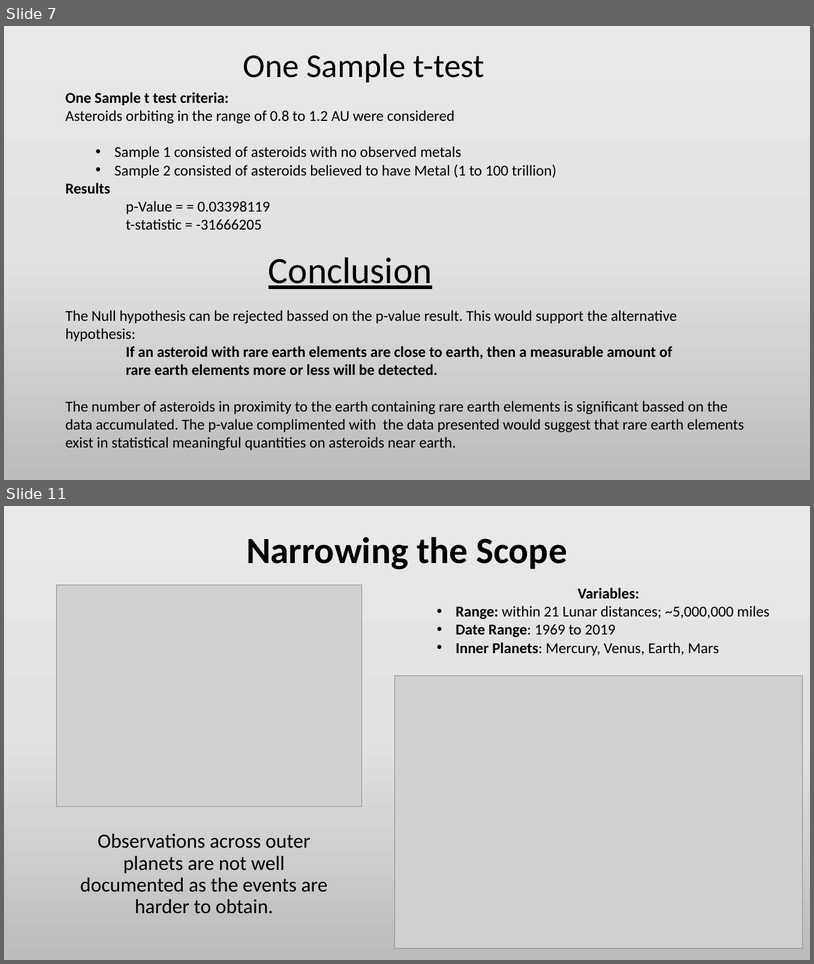
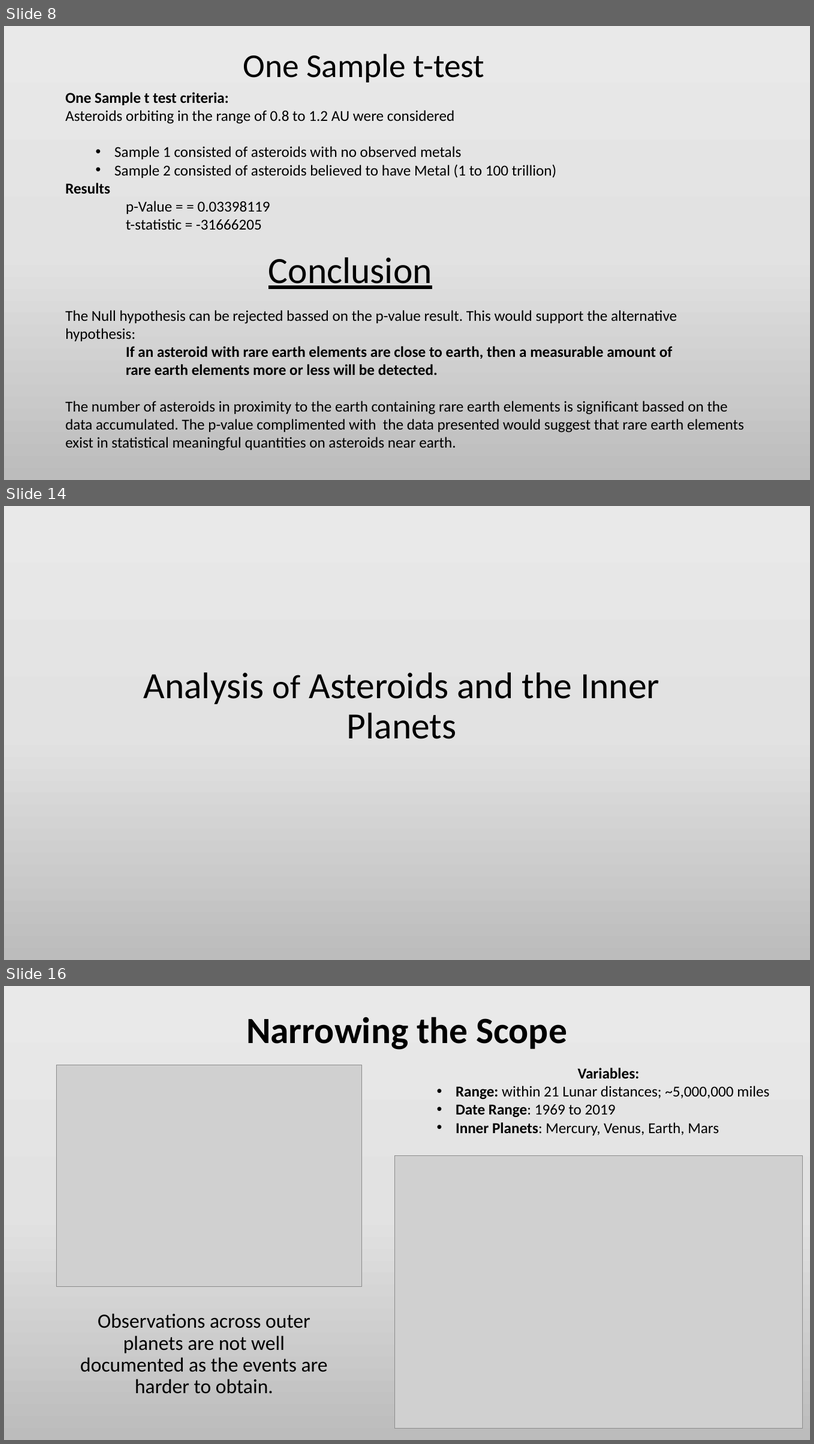
Before and after one commit to Efritch/asteroids_group_g, a slide deck: asteroid_analysisFinal.pptx. Shown one above the other, each under a label of ours: slides 7 and 11 before the commit, slides 8, 14 and 16 after it; the slides between them are not shown. The pictures are 814x964 and 814x1444 pixels, drawn with LibreOffice and Linux fonts; fonts in the diff are those of the drawing; grey boxes stand for pictures. Boxes give left, top, right and bottom in pixels: in the first picture for what was removed or moved away, otherwise in the second. Text is boxed around its words. In the diff, an @@ line names an element or a change of style, - is before the commit and + after.

Commit message:
Add files via upload
PPT file includes Erik's slides for the analysis of asteroids posing a threat to impact Earth.

```diff
--- a/asteroid_analysisFinal.pptx
+++ b/asteroid_analysisFinal.pptx
@@ slide 14 added at box(4, 506, 810, 960), background gradient #EBEAEA to #E4E3E3 to #BDBCBC @@
@@ title added at box(144, 672, 660, 739), 44 pt, text #000000 @@
+Analysis of Asteroids and the Inner Planets
@@ what was slide 7 is now slide 8 @@
@@ what was slide 11 is now slide 16 @@
```
Also in this commit, not shown: 2 slides changed, 6 other slides added, 2 slides removed.
